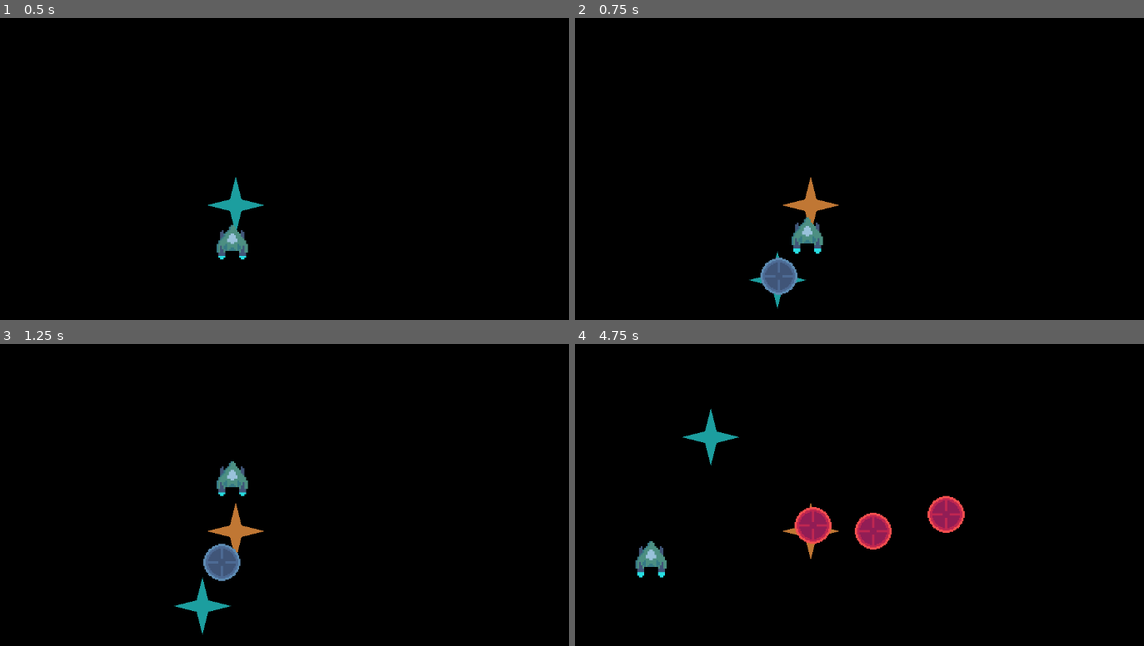
Above: before the commit, frames 1-4 (two rows, left to right).
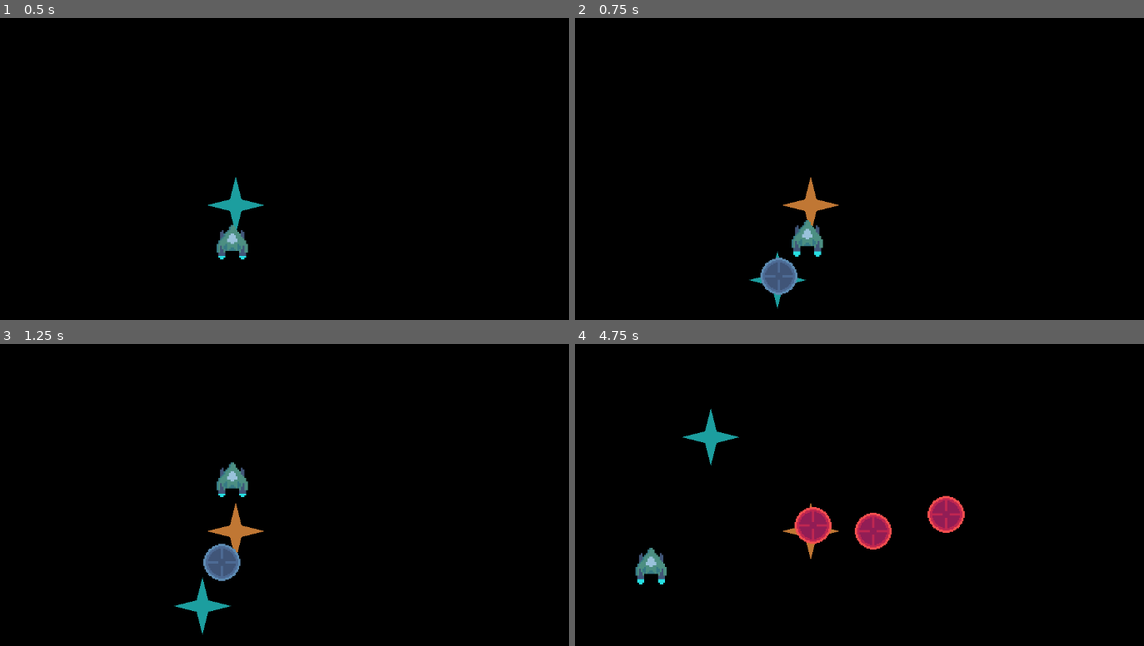
Above: after the commit, the same moments.

Repository: townofdon/godot-physics-test-2d
Game: Godot game, scene res://gameplay.tscn
Same seed, same stepped clock (60 frames per second), same inputs: the game is played once before the commit and once after it.
Inputs (mouse positions are in pixels of both pictures, inside the frame that each line leads up to):
- Up to frame 1 (0.5 s): no input
- Up to frame 2 (0.75 s): move the mouse to (779, 280) at 0.52 s; hold Up (up) from 0.53 s (still down); hold Shift (shift) from 0.53 s (still down); click (779, 280) at 0.67 s
- Up to frame 3 (1.25 s): keep holding Up (up); keep holding Shift (shift)
- Up to frame 4 (4.75 s): release Up (up) at 1.25 s; release Shift (shift) at 1.25 s; drag from (1013, 588) to (779, 606) at 1.27 s; move the mouse to (609, 473) at 2.02 s; hold Left (left) 2.03-2.75 s; hold - (zoom_out) 2.03-2.75 s; drag from (842, 531) to (609, 473) at 2.77 s; move the mouse to (711, 437) at 3.52 s; hold Down (down) 3.53-4.25 s; hold = (zoom_in) 3.53-4.25 s; drag from (956, 513) to (711, 437) at 4.27 s

Frame 1 is identical in both runs. In frame 2, 0.2% of the frame differs, in the area x 38-44%, y 65-80%; in frame 3, 0.1%; in frame 4, 0.5%, in the area x 10-17%, y 65-80%.

Commit message:
add mouse position to viz graph

Diff:
--- a/resources/kinematic_stats.tres
+++ b/resources/kinematic_stats.tres
@@ -4,9 +4,9 @@
 
 [resource]
 script = ExtResource("1_5egc1")
-f = 1.4214
-z = 1.31
-r = 0.12
+f = 1.0102
+z = 0.827
+r = 0.0
 use_pole_matching = false
 domain = 0.5
 viz = 0
Not shown, changed: addons/kinematics_viz/viz_graph.gd
